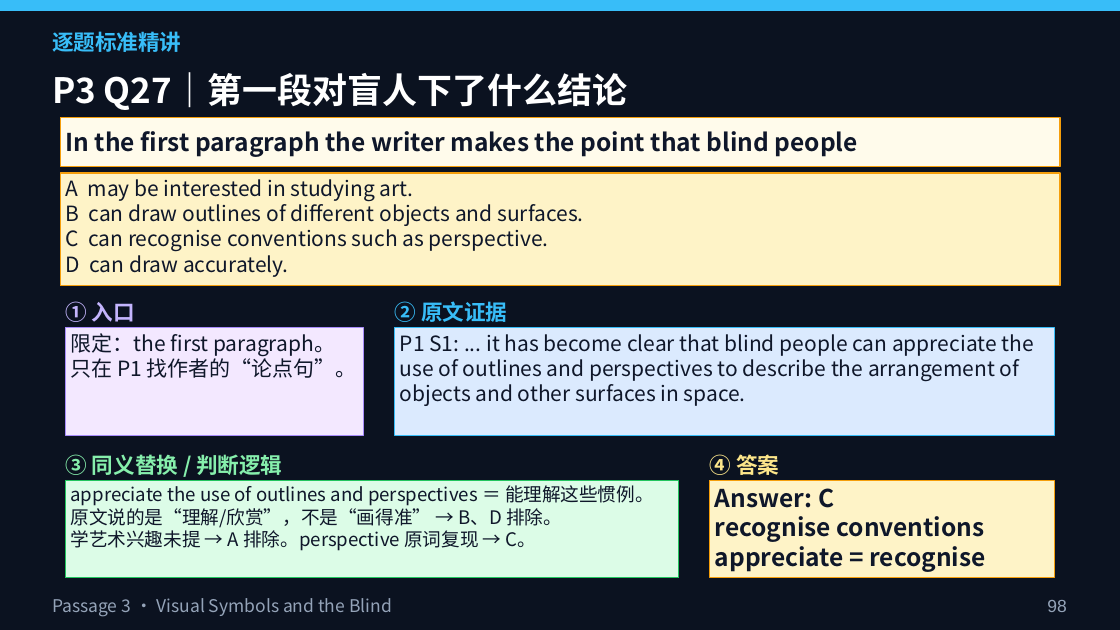
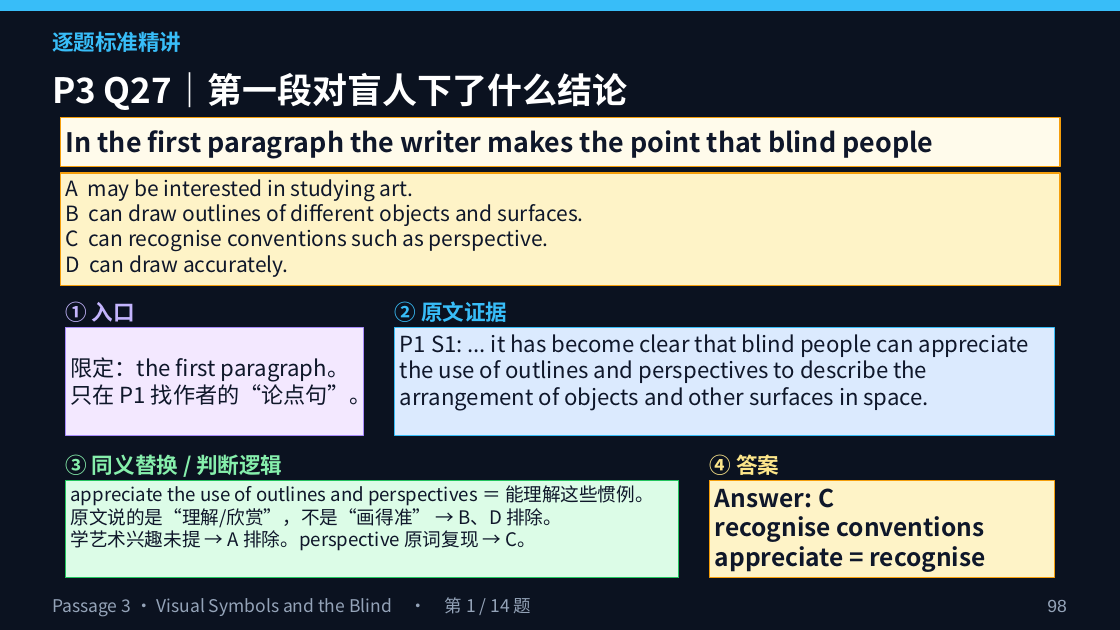
Before and after one commit to mrgreedcp-spec/AI-Portfolio, a slide deck: slide 98 of lesson3/第三节课PPT_雅思阅读精讲.pptx. Drawn at 1120x630 pixels with LibreOffice and Linux fonts; fonts in the diff are those of the drawing. Boxes give left, top, right and bottom in pixels: in the first picture for what was removed or moved away, otherwise in the second. Text is boxed around its words. In the diff, an @@ line names an element or a change of style, - is before the commit and + after.

```diff
--- a/lesson3/第三节课PPT_雅思阅读精讲.pptx
+++ b/lesson3/第三节课PPT_雅思阅读精讲.pptx
@@ rectangle "In the first paragraph the ..." at <box>60,118,1060,166</box>: size 21 to 23 pt @@
@@ rectangle "限定：the first paragraph。" at <box>66,328,364,435</box>: size 18 to 19 pt; vertical alignment top to middle @@
@@ rectangle "P1 S1: ... it has ..." at <box>395,328,1054,435</box>: size 18 to 19 pt @@
@@ text at <box>52,597,531,617</box>: text changed @@
-Passage 3 · Visual Symbols and the Blind
+Passage 3 · Visual Symbols and the Blind · 第 1 / 14 题
```
Also in this commit, not shown: 158 other slides changed, 8 other files.
